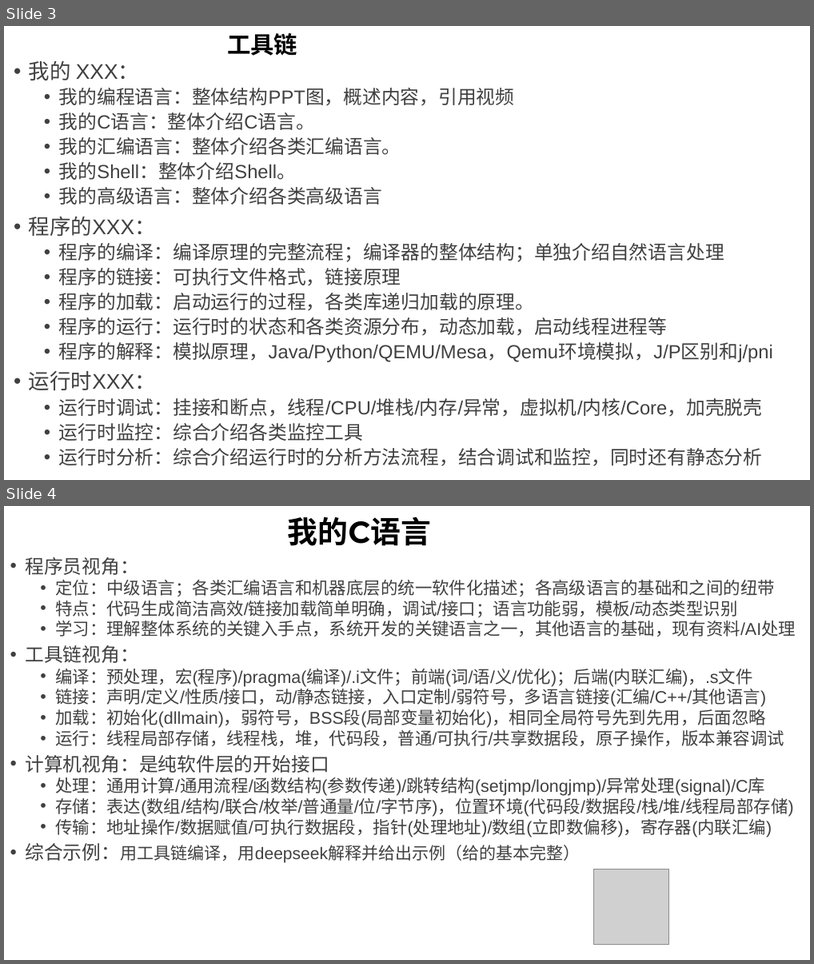
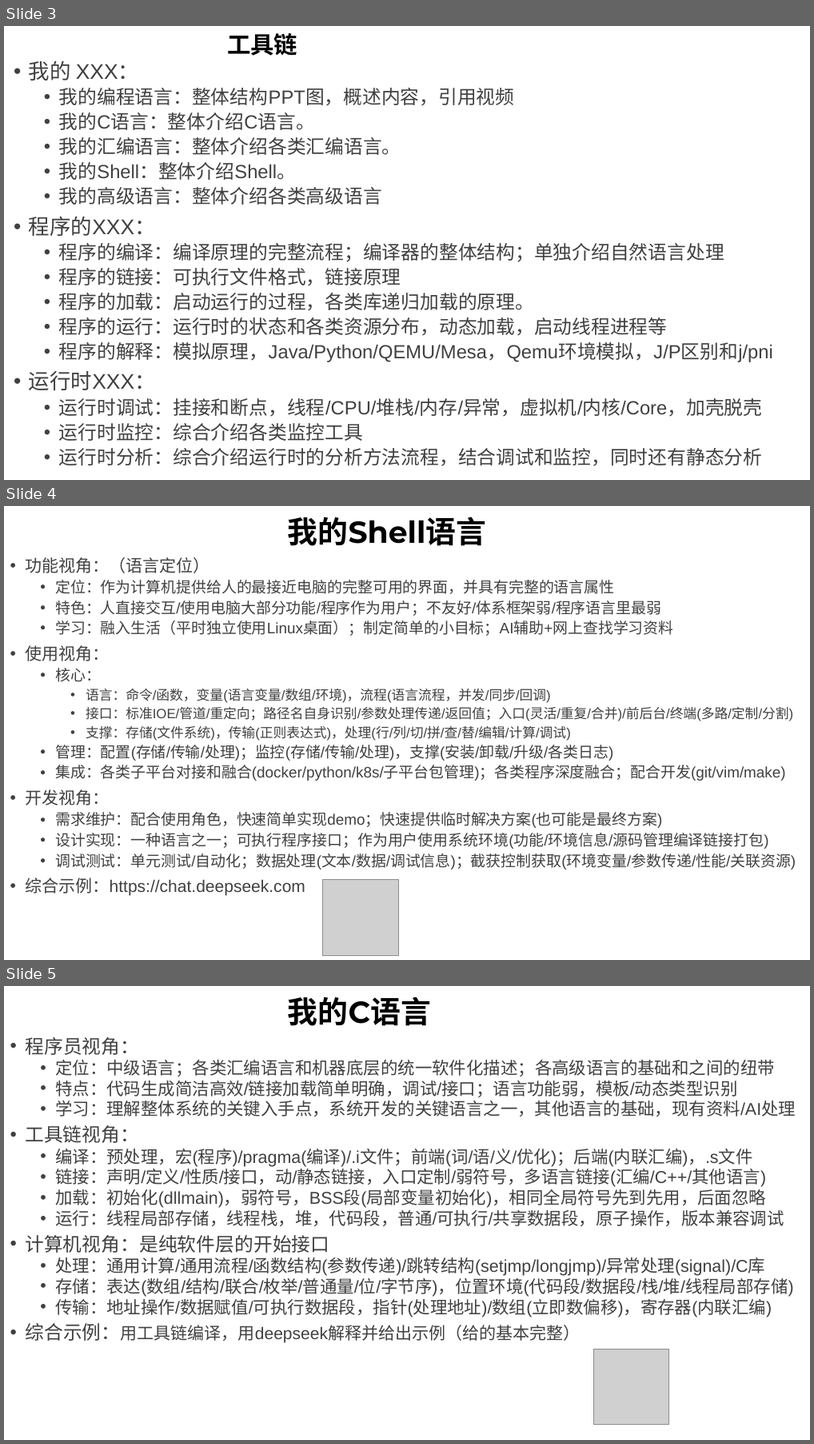
Before and after one commit to GavinKoeng/it-talks, a slide deck: it-talks.pptx. Shown one above the other, each under a label of ours: slides 3 and 4 before the commit, slides 3, 4 and 5 after it. The pictures are 814x964 and 814x1444 pixels, drawn with LibreOffice and Linux fonts; fonts in the diff are those of the drawing; grey boxes stand for pictures. Boxes give left, top, right and bottom in pixels: in the first picture for what was removed or moved away, otherwise in the second. Text is boxed around its words. In the diff, an @@ line names an element or a change of style, - is before the commit and + after.

Commit message:
it-talks.pptx: 增加"我的Shell语言"视频组提纲

```diff
--- a/it-talks.pptx
+++ b/it-talks.pptx
@@ slide 4 added at <box>4,506,810,960</box>, background #FFFFFF @@
@@ title added at <box>288,517,486,546</box>, 36 pt, text #000000, bold @@
+我的Shell语言
@@ text added at <box>25,557,796,896</box>, 18 pt, text #404040 @@
+• 功能视角：（语言定位）
+  • 定位：作为计算机提供给人的最接近电脑的完整可用的界面，并具有完整的语言属性
+  • 特色：人直接交互/使用电脑大部分功能/程序作为用户；不友好/体系框架弱/程序语言里最弱
+  • 学习：融入生活（平时独立使用Linux桌面）；制定简单的小目标；AI辅助+网上查找学习资料
+• 使用视角：
+  • 核心：
+    • 语言：命令/函数，变量(语言变量/数组/环境)，流程(语言流程，并发/同步/回调)
+    • 接口：标准IOE/管道/重定向；路径名自身识别/参数处理传递/返回值；入口(灵活/重复/合并)/前后台/终端(多路/定制/分割)
+    • 支撑：存储(文件系统)，传输(正则表达式)，处理(行/列/切/拼/查/替/编辑/计算/调试)
+  • 管理：配置(存储/传输/处理)；监控(存储/传输/处理)，支撑(安装/卸载/升级/各类日志)
+  • 集成：各类子平台对接和融合(docker/python/k8s/子平台包管理)；各类程序深度融合；配合开发(git/vim/make)
+• 开发视角：
+  • 需求维护：配合使用角色，快速简单实现demo；快速提供临时解决方案(也可能是最终方案)
+  • 设计实现：一种语言之一；可执行程序接口；作为用户使用系统环境(功能/环境信息/源码管理编译链接打包)
+  • 调试测试：单元测试/自动化；数据处理(文本/数据/调试信息)；截获控制获取(环境变量/参数传递/性能/关联资源)
+• 综合示例：https://chat.deepseek.com
@@ picture added at <box>323,880,398,955</box> @@
@@ what was slide 4 is now slide 5 @@
```
